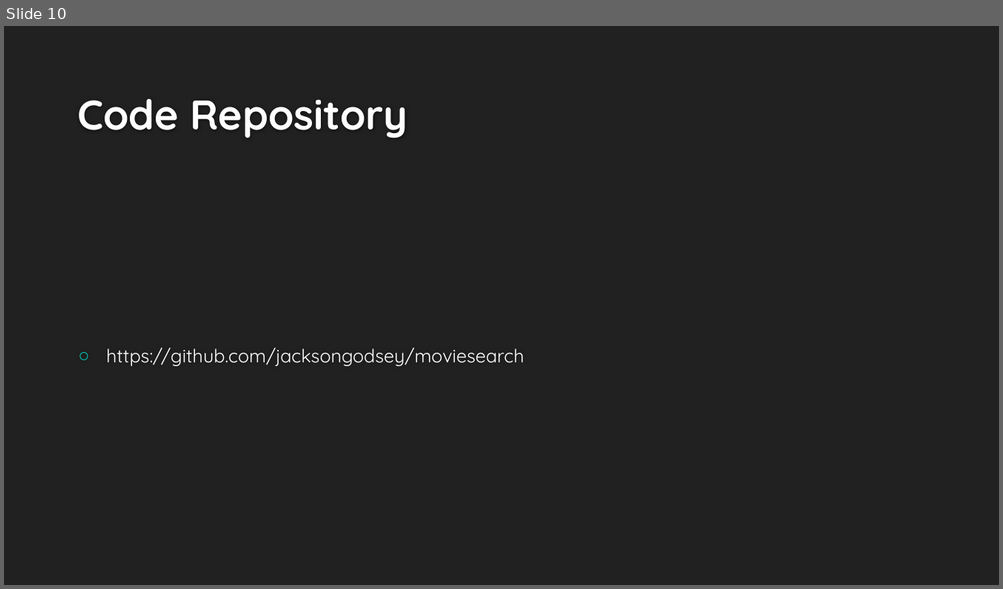
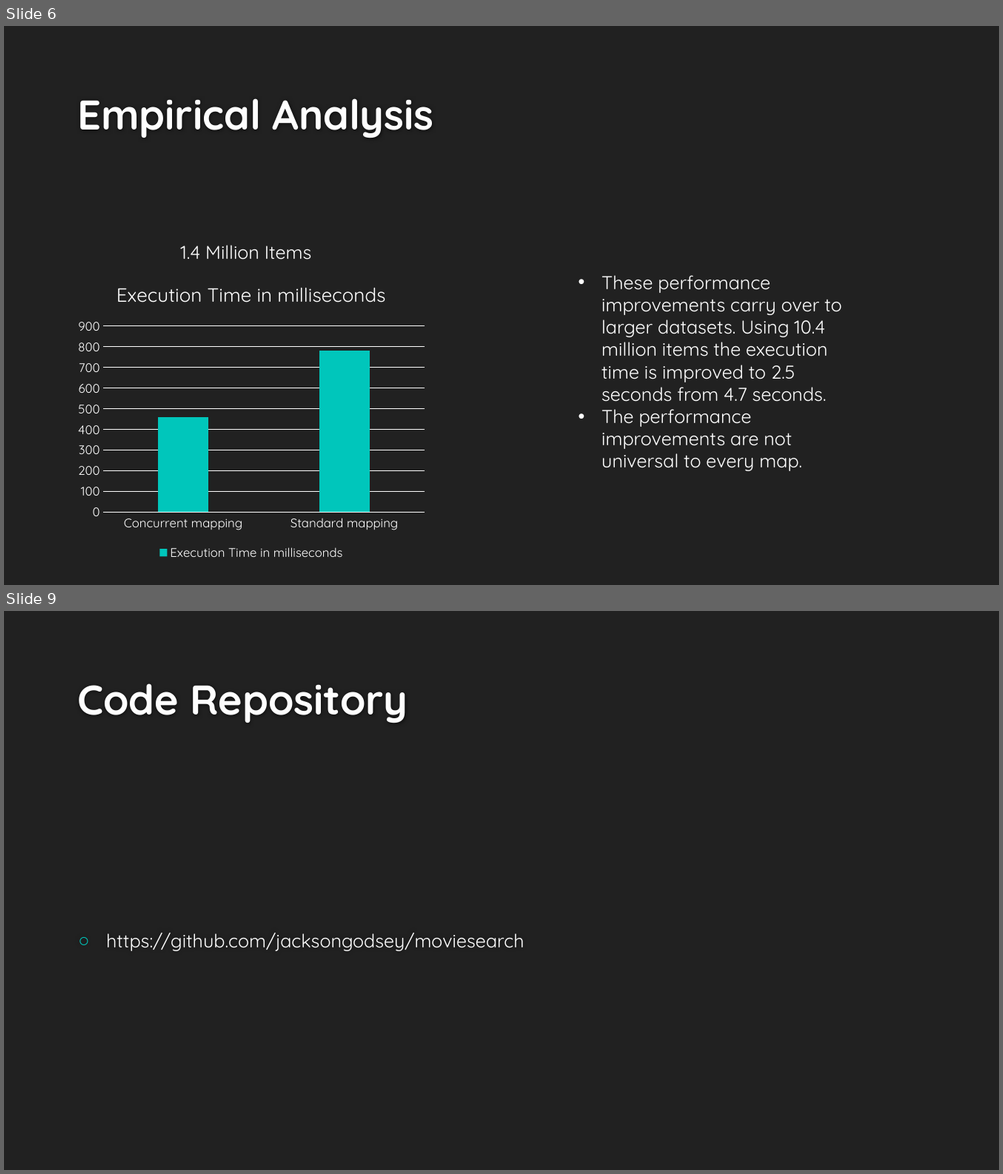
Before and after one commit to jacksongodsey/moviesearch, a slide deck: GROUP.pptx. Shown one above the other, each under a label of ours: slide 10 before the commit, slides 6 and 9 after it; the slides between them are not shown. The pictures are 1003x589 and 1003x1174 pixels, drawn with LibreOffice and Linux fonts; fonts in the diff are those of the drawing; background and template pictures are left out. Boxes give left, top, right and bottom in pixels: in the first picture for what was removed or moved away, otherwise in the second. Text is boxed around its words. In the diff, an @@ line names an element or a change of style, - is before the commit and + after.

```diff
--- a/GROUP.pptx
+++ b/GROUP.pptx
@@ slide 6 added at bbox=[4, 26, 999, 585], background #212121 @@
@@ title added at bbox=[77, 99, 434, 138], 40 pt, text #FEFEFE, bold @@
+Empirical Analysis
@@ text added at bbox=[180, 245, 312, 260], 18 pt, text #FFFFFF @@
+1.4 Million Items
@@ column chart added at bbox=[71, 267, 432, 564] @@
+title "Execution Time in milliseconds"
+categories: Concurrent mapping, Standard mapping
+Execution Time in milliseconds: 460, 780
@@ text added at bbox=[601, 275, 841, 471], 18 pt, text #FFFFFF @@
+• These performance improvements carry over to larger datasets. Using 10.4 million items the execution time is improved to 2.5 seconds from 4.7 seconds.
+• The performance improvements are not universal to every map.
@@ what was slide 10 is now slide 9 @@
```
Also in this commit, not shown: 6 slides changed, 2 slides removed, 1 other file.
